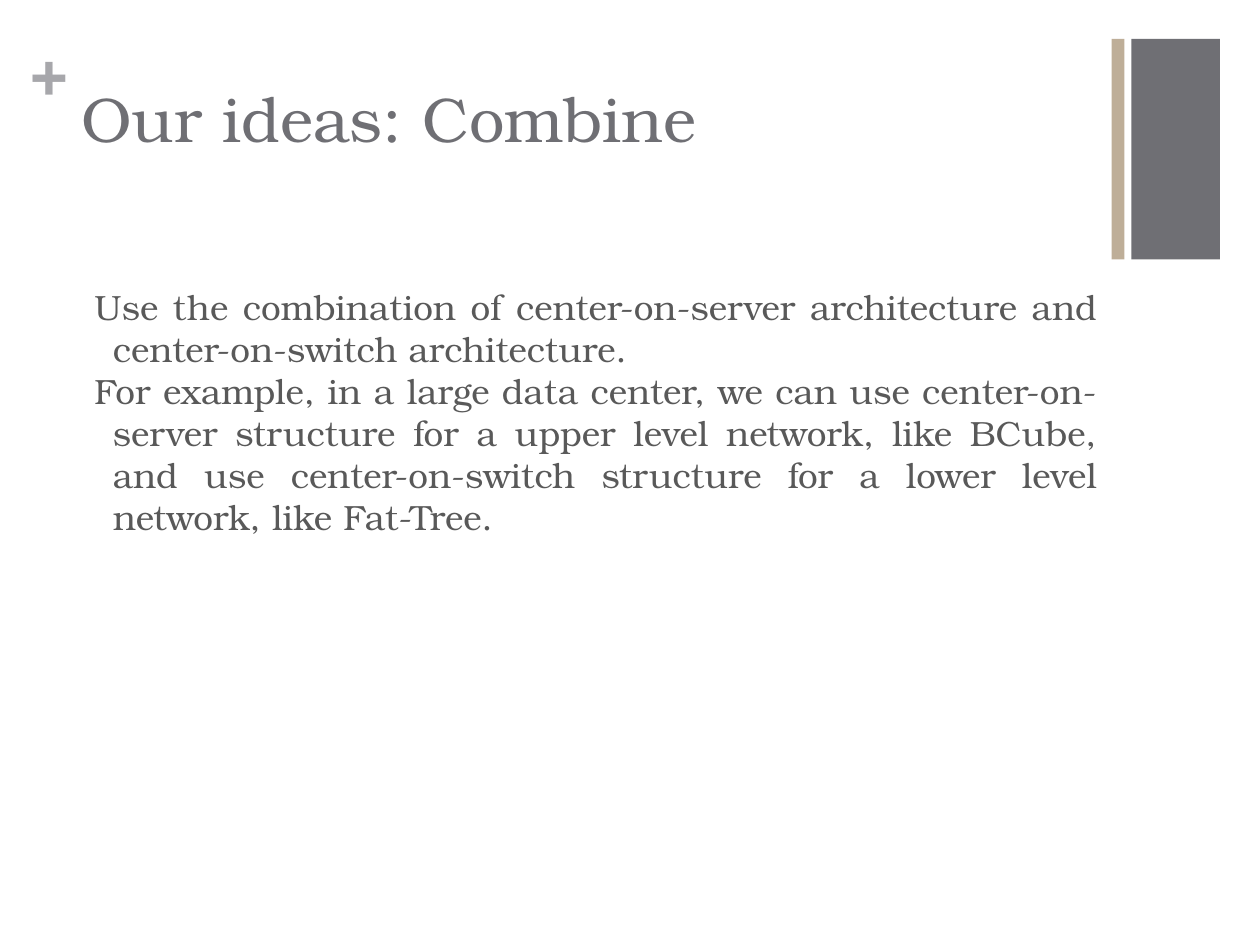
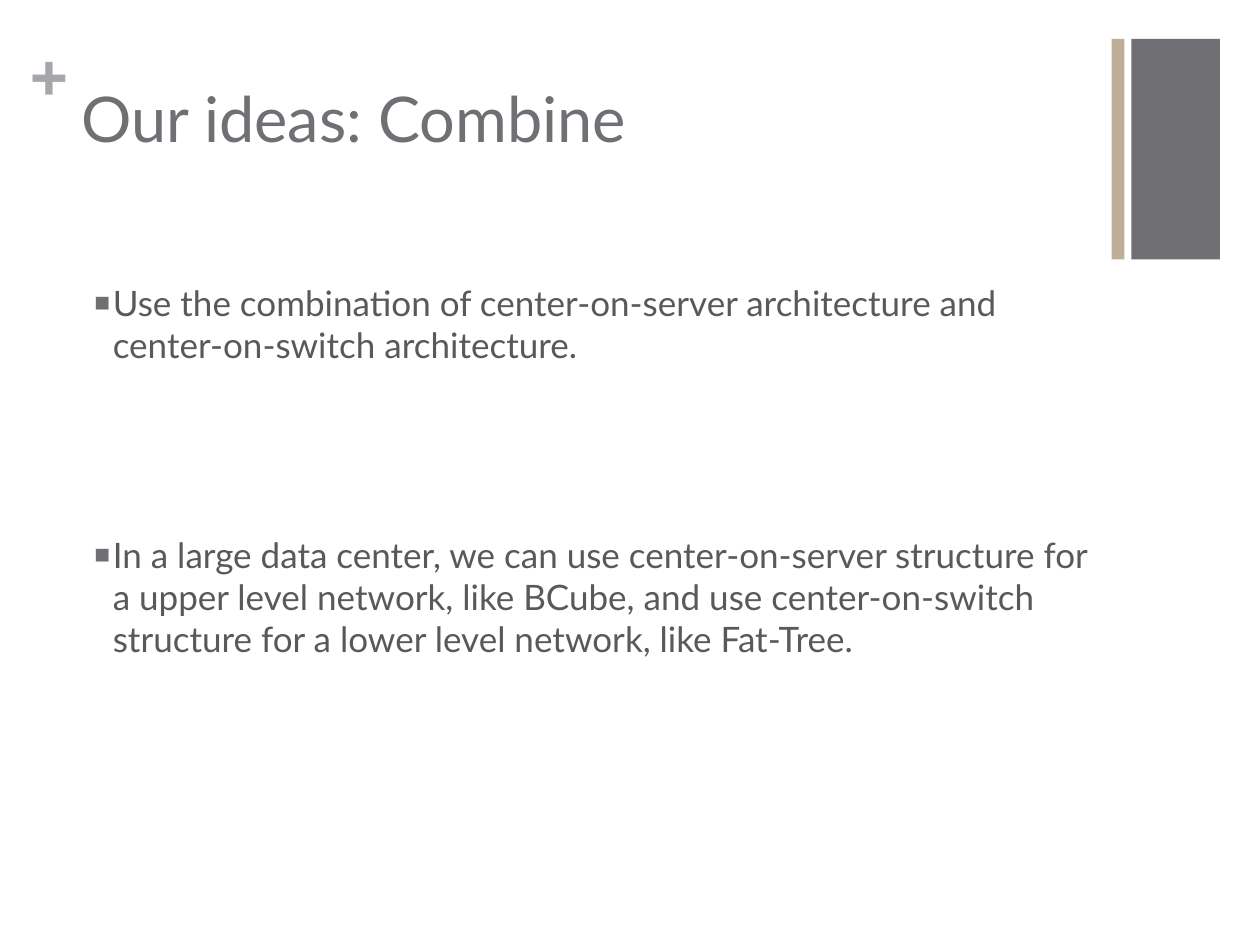
Before and after one commit to Fu-Yilei/Scalable-data-center-simulation, a slide deck: slide 10 of Presentation/presentation.pptx. Drawn at 1260x945 pixels with LibreOffice and Linux fonts; fonts in the diff are those of the drawing. Boxes give left, top, right and bottom in pixels: in the first picture for what was removed or moved away, otherwise in the second. Text is boxed around its words. In the diff, an @@ line names an element or a change of style, - is before the commit and + after.

```diff
--- a/Presentation/presentation.pptx
+++ b/Presentation/presentation.pptx
@@ title "Our ideas: Combine" at (x1=81, y1=95, x2=626, y2=143): font TeX Gyre Bonum to Lato @@
@@ text at (x1=113, y1=290, x2=997, y2=359): font TeX Gyre Bonum to Lato in "Use the combination of center-on-server architecture and ..."; alignment justified to left; bullet none to ■ @@
@@ text at (x1=113, y1=542, x2=1088, y2=657): text changed; font TeX Gyre Bonum to Lato @@
-For example, in a large data center, we can use center-on-server structure for a upper level network, like BCube, and use center-on-switch structure for a lower level network, like Fat-Tree.
+■ In a large data center, we can use center-on-server structure for a upper level network, like BCube, and use center-on-switch structure for a lower level network, like Fat-Tree.
```
Also in this commit, not shown: 9 other slides changed, 1 slide added, 8 other files.
